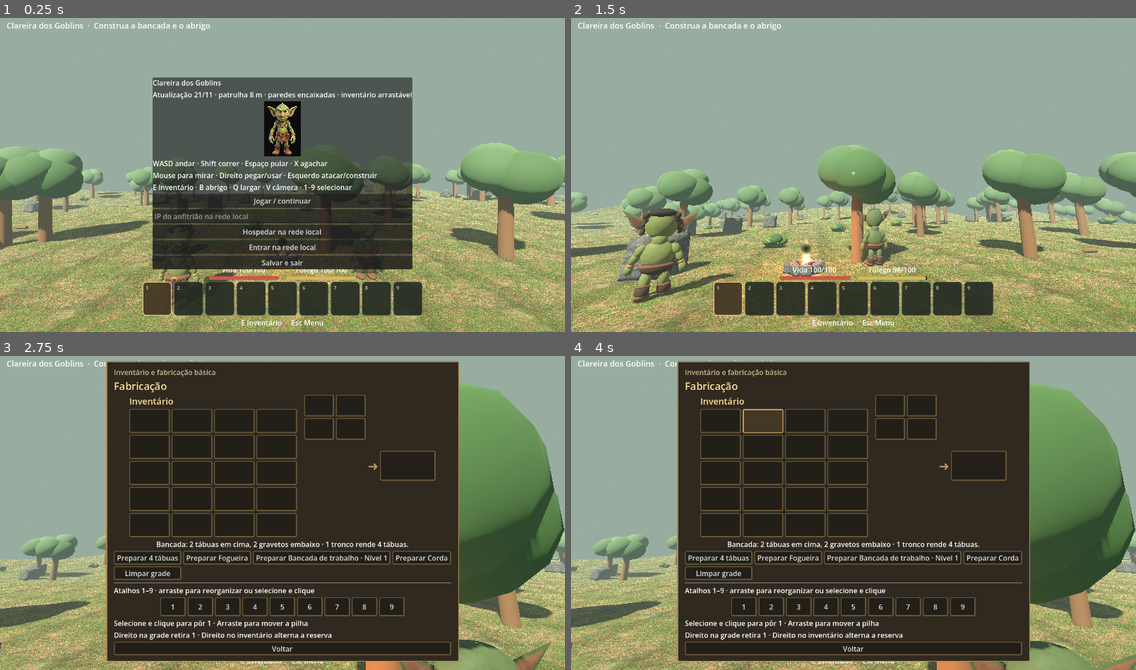
Above: before the commit, frames 1-4 (two rows, left to right).
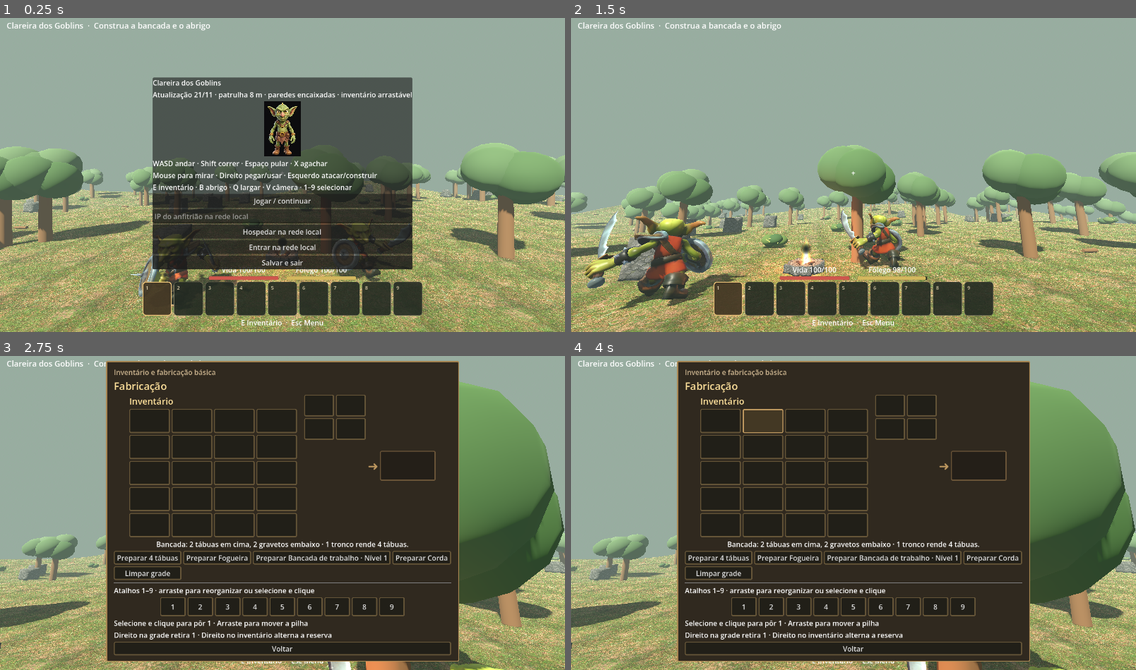
Above: after the commit, the same moments.

Repository: clebertressi88/clareira-dos-goblins
Game: Godot game, scene res://main.tscn
The game is run twice, just before and just after one commit, with the same random seed, the same clock (stepped at 60 frames per second) and the same inputs.
Inputs (mouse positions are in pixels of both pictures, inside the frame that each line leads up to):
- Up to frame 1 (0.25 s): no input
- Up to frame 2 (1.5 s): click "Jogar / continuar" at 0.5 s; tap Enter at 1.25 s; move the mouse to (881, 171) at 1.27 s; hold W from 1.28 s (still down); hold Shift from 1.28 s (still down); click (881, 171) at 1.42 s
- Up to frame 3 (2.75 s): keep holding W; tap Space at 1.52, 1.82, 2.27, 2.57 s; move the mouse to (254, 513) at 2.02 s; release Shift at 2.03 s; tap E at 2.1 s
- Up to frame 4 (4 s): release W at 2.75 s; click (717, 421) at 2.77 s; click (763, 421) at 3.52 s

The runs differ from the first frame. In frame 1, 0.9% of the frame differs, in the area x 23-73%, y 65-93%; in frame 2, 4.9%, in the area x 2-60%, y 60-93%; in frame 3, 1.2%; in frame 4, 1.1%.

Commit message:
feat(goblins): trocar visuais dos NPCs por GLB texturizado e manter IA existente

Diff:
--- a/Projeto-Godot/main.gd
+++ b/Projeto-Godot/main.gd
@@ -9,6 +9,7 @@
 const ReceitasSistema = preload("res://sistemas/receitas.gd")
 const SalvamentoSistema = preload("res://sistemas/salvamento.gd")
 const ConstrucaoSistema = preload("res://sistemas/construcao.gd")
+const GoblinModelo = preload("res://personagens/goblin_visual.gd")
 
 const SAVE := "user://clareira-nativa.json"
 const CELL := 0.85
@@ -747,6 +748,9 @@
 		part.position = local
 
 func walk_pose(model: Node3D, velocity: Vector3, dt: float, grounded := true) -> void:
+	if model.has_meta("goblin_glb"):
+		GoblinModelo.animar(model, velocity, dt, grounded)
+		return
 	if not model.has_meta("gait"):
 		return
 	var speed := minf(Vector2(velocity.x,velocity.z).length(),8.)
@@ -775,6 +779,9 @@
 				pivot.position.y += maxf(0.,cos(phase+(PI if i%4==3 else 0.)))*.046*blend
 
 func goblin(o: Node3D, garment: Color, protagonist := false) -> void:
+	# NPCs passam a usar o GLB enviado; protagonista permanece com a aparencia original.
+	if not protagonist and GoblinModelo.anexar(o):
+		return
 	var guardian := garment==Color("#784d88")
 	var bruma := garment==Color("#9b4b78")
 	var skin := Color("#8c9a53") if protagonist else Color("#77706a") if guardian else Color("#889352") if bruma else Color("#65794b")
--- /dev/null
+++ b/Projeto-Godot/personagens/goblin_visual.gd
@@ -0,0 +1,91 @@
+extends RefCounted
+## Integra o goblin GLB aos NPCs mantendo colisao, IA e scripts originais.
+## Modelo estatico: nao possui armadura nem animacoes internas.
+## Ajuste a rotacao abaixo se a frente do arquivo importar invertida.
+
+const CAMINHO_MODELO := "res://modelos/goblins/goblin.glb"
+const ALTURA_DESEJADA := 1.45
+const AJUSTE_FRENTE_GRAUS := 0.0
+
+static func _coletar_malhas(node: Node, destino: Array[MeshInstance3D]) -> void:
+	if node is MeshInstance3D:
+		destino.append(node as MeshInstance3D)
+	for child in node.get_children():
+		_coletar_malhas(child, destino)
+
+static func anexar(pai: Node3D) -> bool:
+	if not ResourceLoader.exists(CAMINHO_MODELO):
+		push_warning("Modelo dos goblins nao localizado: " + CAMINHO_MODELO)
+		return false
+
+	var recurso: Resource = load(CAMINHO_MODELO)
+	if not (recurso is PackedScene):
+		push_warning("Modelo GLB nao importado como cena: " + CAMINHO_MODELO)
+		return false
+
+	var cena: Node = (recurso as PackedScene).instantiate()
+	if not (cena is Node3D):
+		cena.free()
+		return false
+
+	var suporte := Node3D.new()
+	suporte.name = "ModeloGoblin3D"
+	pai.add_child(suporte)
+	suporte.add_child(cena)
+
+	var malhas: Array[MeshInstance3D] = []
+	_coletar_malhas(cena, malhas)
+	var minimo := Vector3(INF, INF, INF)
+	var maximo := Vector3(-INF, -INF, -INF)
+	var encontrou := false
+	var transformacao_raiz := suporte.global_transform.affine_inverse()
+
+	for malha in malhas:
+		if malha.mesh == null:
+			continue
+		var caixa := malha.get_aabb()
+		var transformacao_local := transformacao_raiz * malha.global_transform
+		for xx in [0.0, 1.0]:
+			for yy in [0.0, 1.0]:
+				for zz in [0.0, 1.0]:
+					var ponto := caixa.position + caixa.size * Vector3(xx, yy, zz)
+					ponto = transformacao_local * ponto
+					minimo = minimo.min(ponto)
+					maximo = maximo.max(ponto)
+					encontrou = true
+
+	var altura := maximo.y - minimo.y
+	if not encontrou or not is_finite(altura) or altura <= 0.001:
+		push_warning("Nao foi possivel calcular o tamanho do goblin importado.")
+		suporte.queue_free()
+		return false
+
+	# O arquivo Sketchfab tem dimensoes originais muito maiores que metros.
+	# Centraliza X/Z, coloca o pe no solo e ajusta para 1,45 m de altura.
+	var fator := ALTURA_DESEJADA / altura
+	var centro := (minimo + maximo) * 0.5
+	suporte.scale = Vector3.ONE * fator
+	suporte.position = Vector3(-centro.x * fator, -minimo.y * fator, -centro.z * fator)
+	suporte.rotation.y = deg_to_rad(AJUSTE_FRENTE_GRAUS)
+
+	pai.set_meta("goblin_glb", true)
+	pai.set_meta("goblin_glb_suporte", suporte)
+	pai.set_meta("goblin_glb_y", suporte.position.y)
+	pai.set_meta("goblin_glb_fase", 0.0)
+	pai.set_meta("goblin_glb_peso", 0.0)
+	return true
+
+static func animar(pai: Node3D, velocidade: Vector3, dt: float, no_chao: bool = true) -> void:
+	# Sem armadura nao existe animacao real de pernas; apenas movimento corporal sutil.
+	var suporte: Node3D = pai.get_meta("goblin_glb_suporte", null) as Node3D
+	if not is_instance_valid(suporte):
+		return
+
+	var rapidez := minf(Vector2(velocidade.x, velocidade.z).length(), 8.0)
+	var alvo := clampf(rapidez / 3.5, 0.0, 1.0) if no_chao else 0.0
+	var peso := move_toward(float(pai.get_meta("goblin_glb_peso", 0.0)), alvo, dt * 6.0)
+	var fase := fposmod(float(pai.get_meta("goblin_glb_fase", 0.0)) + rapidez * dt * 4.8, TAU)
+	pai.set_meta("goblin_glb_fase", fase)
+	pai.set_meta("goblin_glb_peso", peso)
+	suporte.position.y = float(pai.get_meta("goblin_glb_y", 0.0)) + absf(sin(fase)) * 0.025 * peso
+	suporte.rotation.z = sin(fase) * 0.025 * peso
--- /dev/null
+++ b/Projeto-Godot/tests/testar_goblin.gd
@@ -0,0 +1,31 @@
+extends SceneTree
+## Teste em Godot real: instancia o asset e verifica a escala normalizada.
+
+func _initialize() -> void:
+	call_deferred("_testar")
+
+func _testar() -> void:
+	var base := Node3D.new()
+	base.name = "TesteGoblin"
+	root.add_child(base)
+	var integrador: Script = load("res://personagens/goblin_visual.gd")
+	var ok: bool = integrador.anexar(base)
+	if not ok:
+		push_error("Falha ao instanciar o goblin importado")
+		quit(1)
+		return
+
+	var suporte: Node3D = base.get_meta("goblin_glb_suporte", null) as Node3D
+	if not is_instance_valid(suporte):
+		push_error("Suporte do modelo nao encontrado")
+		quit(1)
+		return
+
+	if suporte.scale.y <= 0.0 or suporte.scale.y >= 1.0:
+		push_error("Escala do modelo nao normalizada: " + str(suporte.scale.y))
+		quit(1)
+		return
+
+	integrador.animar(base, Vector3(1.0, 0.0, 0.0), 0.1)
+	print("OK: importacao, escala e animacao simples do goblin 3D")
+	quit(0)
Binary file added: Projeto-Godot/modelos/goblins/goblin.glb
Not shown, added: docs/CREDITOS_MODELOS.md
